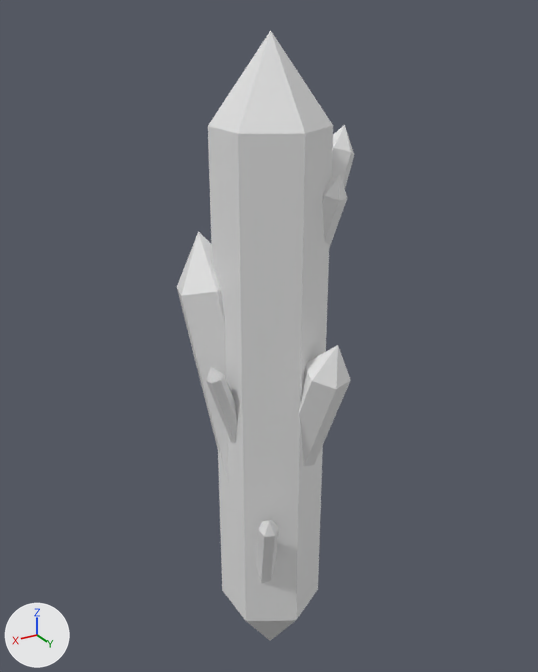
The Blender file Assets/crystal_.blend as it was, and as the next commit left it.
The view is the same before and after, from a 50 mm camera at (5.48, 9.09, 8.33) aimed at (-0.11, -0.23, 3.67). Arrows for +X, +Y and +Z are at lower left; the lights stay in place. The older version comes first.
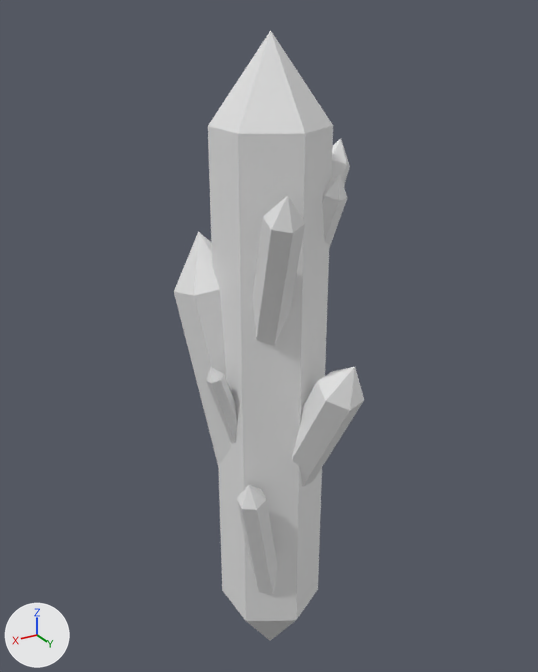
Boxes [x1, y1, x2, y2] around the edits, measured in the pictures (538 x 672 px):
'Sphere.005', turned: before [177, 231, 229, 484]; after [174, 231, 231, 466]
'Sphere.001', moved, turned: before [332, 125, 354, 189]; after [253, 196, 305, 346]
'Sphere.007', turned: before [298, 345, 351, 466]; after [292, 367, 364, 487]
'Sphere.008', turned, rescaled: before [256, 520, 279, 583]; after [237, 485, 277, 594]

The change, as a diff of the scene's bpy script:
```diff
--- a/Assets/crystal_.blend.py
+++ b/Assets/crystal_.blend.py
@@ ob_sphere_001 @@
 ob_sphere_001 = bpy.data.objects.new('Sphere.001', me_sphere_002)
-ob_sphere_001.location = (-0.53, 0.0, 4.43)
-ob_sphere_001.rotation_euler = (0.0, -0.343, 0.174)  # degrees (0, -20, 10)
+ob_sphere_001.location = (0.3, 0.38, 3.96)
+ob_sphere_001.rotation_euler = (-0.154, 0.393, 0.905)  # degrees (-8.8, 23, 52)
 ob_sphere_001.scale = (0.315, 0.315, 0.766)
@@ ob_sphere_005 @@
 ob_sphere_005.location = (0.0, 0.0, 0.0)
-ob_sphere_005.rotation_euler = (0.206, 0.0, 0.755)  # degrees (12, 0, 43)
+ob_sphere_005.rotation_euler = (0.188, -0.0867, 1.183)  # degrees (11, -5, 68)
 ob_sphere_005.scale = (0.671, 0.671, 1.63)
@@ ob_sphere_007 @@
 ob_sphere_007.location = (-0.07, 0.0, 0.63)
-ob_sphere_007.rotation_euler = (0.0, -0.343, -1.229)  # degrees (0, -20, -70)
+ob_sphere_007.rotation_euler = (-0.049, -0.466, -1.209)  # degrees (-2.8, -27, -69)
 ob_sphere_007.scale = (0.432, 0.432, 1.05)
@@ ob_sphere_008 @@
 ob_sphere_008.location = (0.41, 0.51, -0.25)
-ob_sphere_008.rotation_euler = (0.0, -0.343, 4.301)  # degrees (0, -20, 246)
-ob_sphere_008.scale = (0.186, 0.186, 0.454)
+ob_sphere_008.rotation_euler = (-0.0727, -0.261, 4.022)  # degrees (-4.2, -15, 230)
+ob_sphere_008.scale = (0.268, 0.268, 0.652)
```
